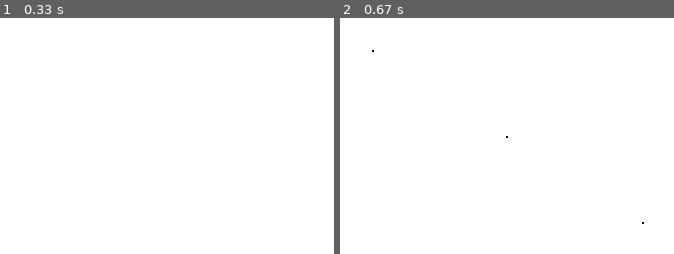
Above: before the commit, frames 1-2 (left to right).
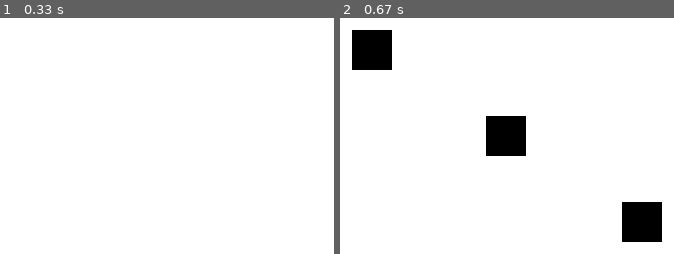
Above: after the commit, the same moments.

Repository: maxshinnerl/NumberRecognition
Game: pygame game, started from NumberDrawing.py
The game is run twice, just before and just after one commit, with the same random seed, the same clock (stepped at 60 frames per second) and the same inputs.
Inputs (mouse positions are in pixels of both pictures, inside the frame that each line leads up to):
- Up to frame 1 (0.33 s): no input
- Up to frame 2 (0.67 s): press the mouse at (373, 51) at 0.37 s; move the mouse to (507, 136) at 0.47 s; release the mouse at (640, 220) at 0.6 s

Frame 1 is identical in both runs. In frame 2, 6.1% of the frame differs, in the area x 3-97%, y 5-95%.

Commit message:
feat: width of 'marker' increased to 20 pixels

Diff:
--- a/NumberDrawing.py
+++ b/NumberDrawing.py
@@ -23,12 +23,15 @@
 
     pygame.display.update()
 
-    clicking = pygame.mouse.get_pressed()[0]  # func gets data for all mouse buttons
-                                              # [0] gets only left click
+    leftClicking = pygame.mouse.get_pressed()[0]  # func gets data for all mouse buttons
+                                                  # [0] gets only left click
     mpos = pygame.mouse.get_pos()
-    #  surface.set_at((mpos), BLACK)
 
-    if clicking == 1:
+    if leftClicking == 1:
 
-        surface.set_at((mpos), BLACK)
-        #  print (mpos)
+        # Color 10 pixels in all directions from mouse when clicking
+        for x in range(20):
+            for y in range(20):
+                surface.set_at((mpos[0] + x - 10, mpos[1] + y - 10), BLACK)
+
+        # surface.set_at((mpos), BLACK)
